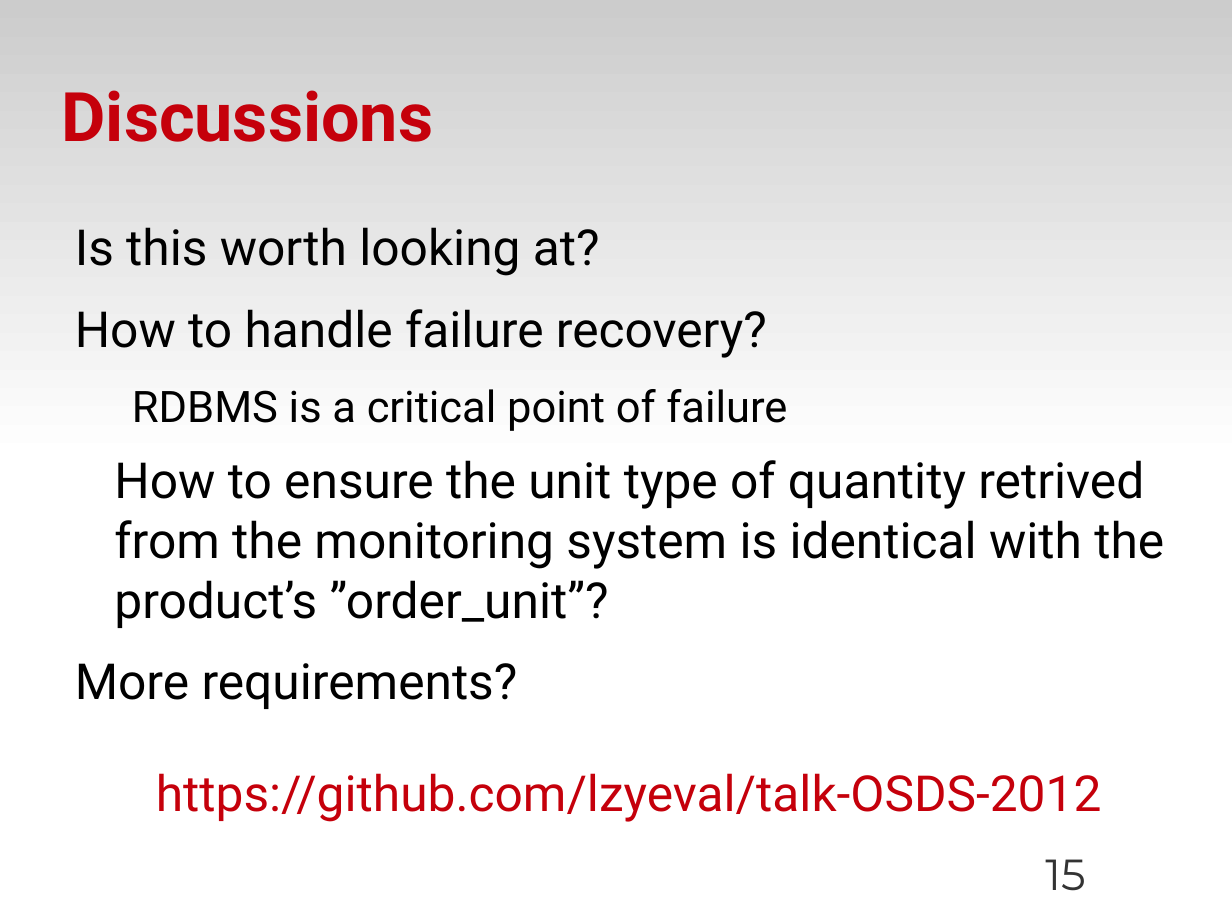
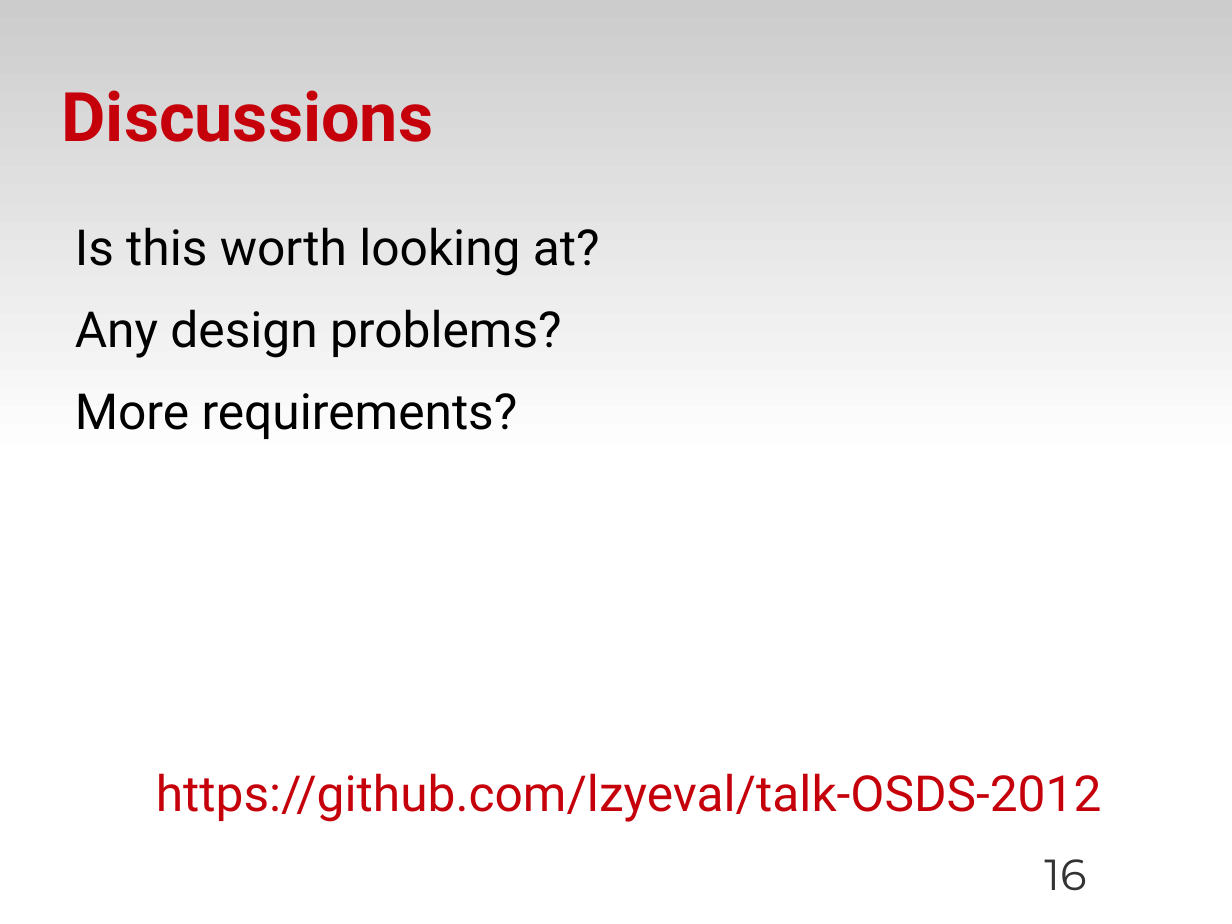
Before and after one commit to zyluo/talk-OSDS-2012, a slide deck: slide 16 of OSDS-2012-SF-dough-LZY.odp (slide 15 before the commit). Drawn at 1232x924 pixels with LibreOffice and Linux fonts; fonts in the diff are those of the drawing; background and template pictures are left out. Boxes give left, top, right and bottom in pixels: in the first picture for what was removed or moved away, otherwise in the second. Text is boxed around its words. In the diff, an @@ line names an element or a change of style, - is before the commit and + after.

Commit message:
Add design concepts, fix typos

```diff
--- a/OSDS-2012-SF-dough-LZY.odp
+++ b/OSDS-2012-SF-dough-LZY.odp
@@ text at (x1=75, y1=309, x2=561, y2=358): text changed @@
-How to handle failure recovery?
-  RDBMS is a critical point of failure
-How to ensure the unit type of quantity retrived from the monitoring system is identical with the product’s ”order_unit”?
+Any design problems?
@@ page number at (x1=1044, y1=859, x2=1086, y2=891): text changed @@
-15
+16
```
Also in this commit, not shown: 9 other slides changed, 1 slide added.
